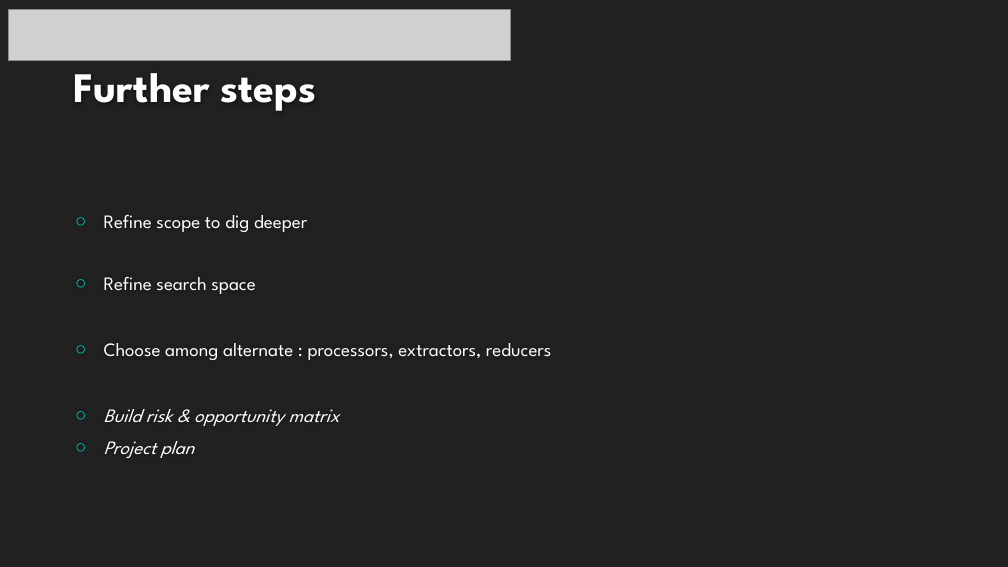
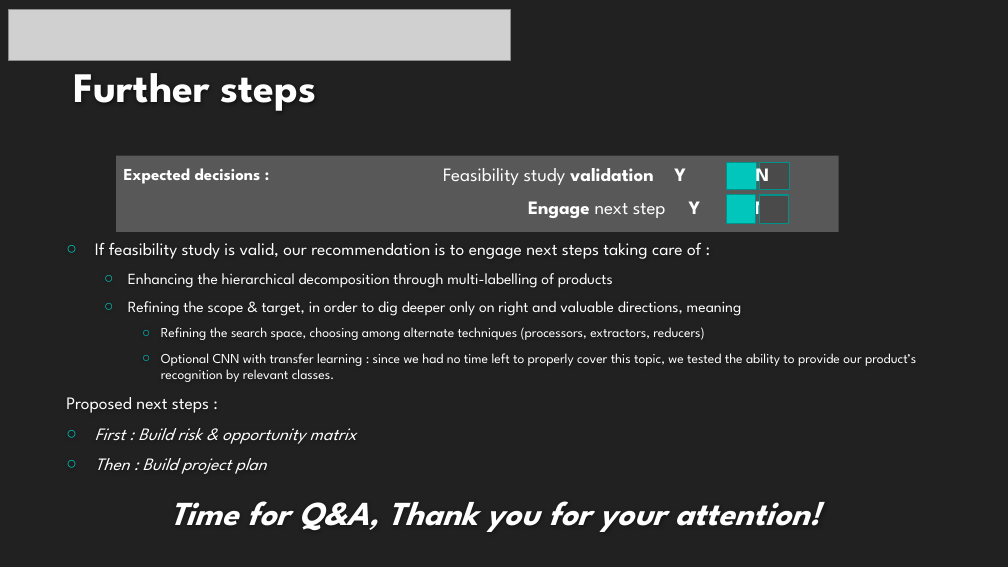
Before and after one commit to EtienneLardeur/P6_ClassificationEngine, a slide deck: slide 12 of P6_02_Support.pptx (slide 14 before the commit). Drawn at 1008x567 pixels with LibreOffice and Linux fonts; fonts in the diff are those of the drawing; grey boxes stand for pictures; background and template pictures are left out. Boxes give left, top, right and bottom in pixels: in the first picture for what was removed or moved away, otherwise in the second. Text is boxed around its words. In the diff, an @@ line names an element or a change of style, - is before the commit and + after.

```diff
--- a/P6_02_Support.pptx
+++ b/P6_02_Support.pptx
@@ group added at (116,156,839,232): 5 rectangles, 2 texts @@
+Expected decisions :
+Engage next step Y N
+Feasibility study validation Y N
@@ text at (66,243,916,474): text changed; size 18 to 12.9 pt @@
-○ Refine scope to dig deeper
-○ Refine search space
-○ Choose among alternate : processors, extractors, reducers
-○ Build risk & opportunity matrix
-○ Project plan
+○ If feasibility study is valid, our recommendation is to engage next steps taking care of :
+  ○ Enhancing the hierarchical decomposition through multi-labelling of products
+  ○ Refining the scope & target, in order to dig deeper only on right and valuable directions, meaning
+    ○ Refining the search space, choosing among alternate techniques (processors, extractors, reducers)
+    ○ Optional CNN with transfer learning : since we had no time left to properly cover this topic, we tested the ability to provide our product’s recognition by relevant classes.
+Proposed next steps :
+○ First : Build risk & opportunity matrix
+○ Then : Build project plan
@@ text added at (170,501,820,532), 32 pt, text #FFFFFF, bold, italic @@
+Time for Q&A, Thank you for your attention!
```
Also in this commit, not shown: 14 other slides changed, 1 slide added, 2 other files.
